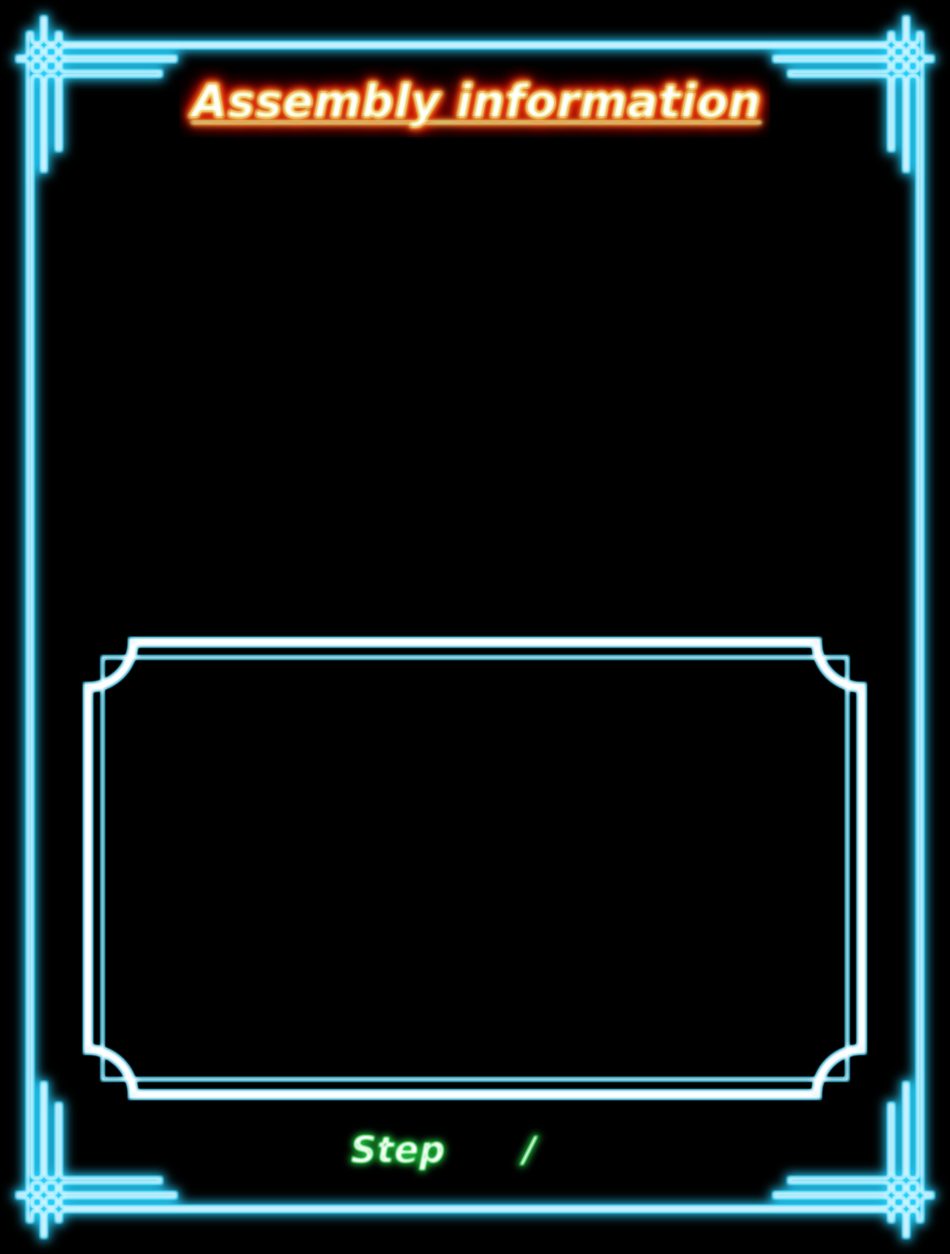
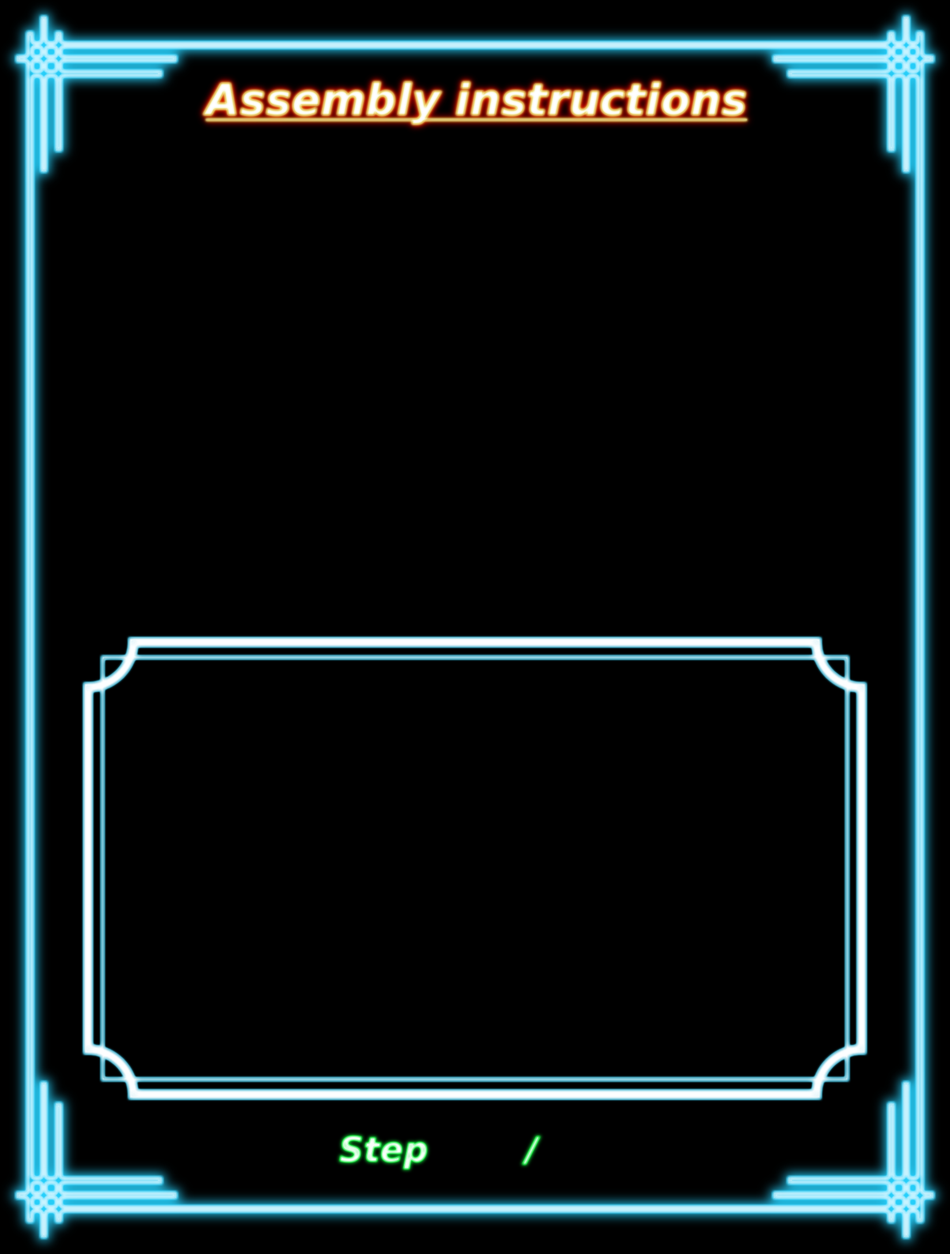
The second (950, 1254) image is a revision of the first. Changes to its layers:
added layer "step_smaller_glow" above "step" over [335, 1125, 547, 1176]
hid "step" over [340, 1125, 547, 1179]
added layer "title red" above "title" over [195, 72, 756, 134]
hid "title" over [179, 69, 771, 138]
hid "title_glow" over [179, 65, 771, 138]
